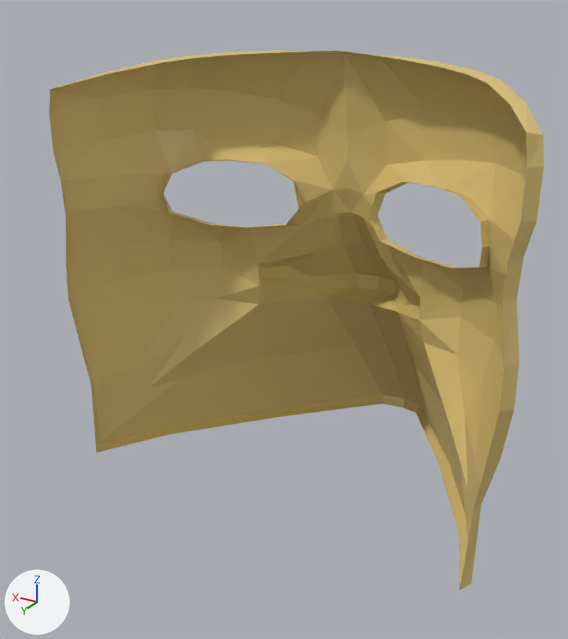
A saved change to the glTF model apps/web/public/assets/3dx/accessories/mask/3dx_m_mask_4.glb.
Both versions are drawn from a 50 mm camera at (-0.1064, 0.1231, 1.7274) aimed at (0.0151, -0.0794, 1.6261). The lights are fixed; the arrows at lower left show +X, +Y and +Z. The picture after the commit comes second.

Before the edit, the objects in view are built like this:
```python
me_mask_4 = bpy.data.meshes.new('mask_4')
me_mask_4.from_pydata(...)  # 229 vertices, 398 faces; spans x -0.0705..0.0695, y -0.1516..-0.0365, z 1.5638..1.7097
me_mask_4.materials.append(mat_skin)  # yellow #dabf76
ob_mask_4 = bpy.data.objects.new('mask_4', me_mask_4)
ob_mask_4.location = (0.0, 0.0, 0.0)
```
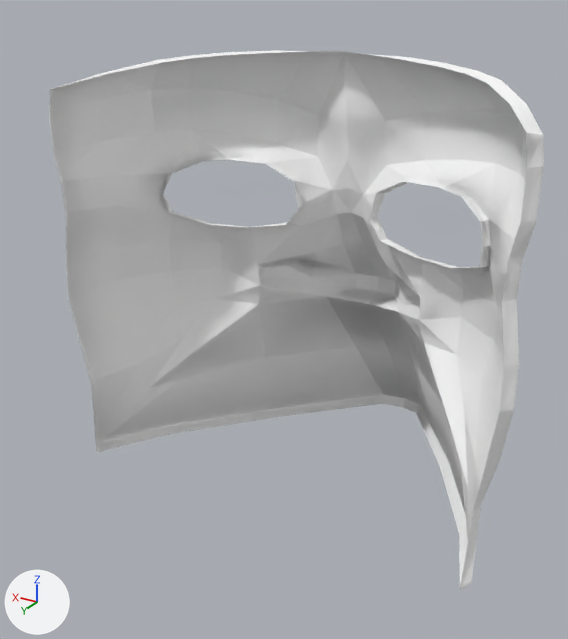
The change, as JSON lines over the scene's bpy script:
```json
{"op": "add", "block": "img_3dx_m_mask_4_normal", "code": ["img_3dx_m_mask_4_normal = load_image('3dx_m_mask_4_normal', '_unpacked/3dx_m_mask_4_normal', 128, 128, 'Non-Color')"]}
{"op": "add", "block": "mat_mask_4", "code": ["mat_mask_4 = bpy.data.materials.new('mask_4')", "# colours: white #fafafa", "# uses the picture img_3dx_m_mask_4_normal"]}
{"block": "me_mask_4", "where": "me_mask_4.from_pydata(...)  # 229 vertices, 398 faces; spans x -0.0705..0.0695, y -0.1516..-0.0365, z 1.5638..1.7097"}
{"op": "remove", "block": "me_mask_4", "code": "me_mask_4.materials.append(mat_skin)  # yellow #dabf76"}
{"op": "add", "block": "me_mask_4", "code": "me_mask_4.materials.append(mat_mask_4)"}
```

Changed parts and their boxes [x1, y1, x2, y2] in the pictures (568 x 639 px):
```json
{"object": "mask_4", "change": "recoloured", "before": [49, 50, 544, 590], "after": [49, 50, 544, 590], "on screen": "yellow to grey"}
```
